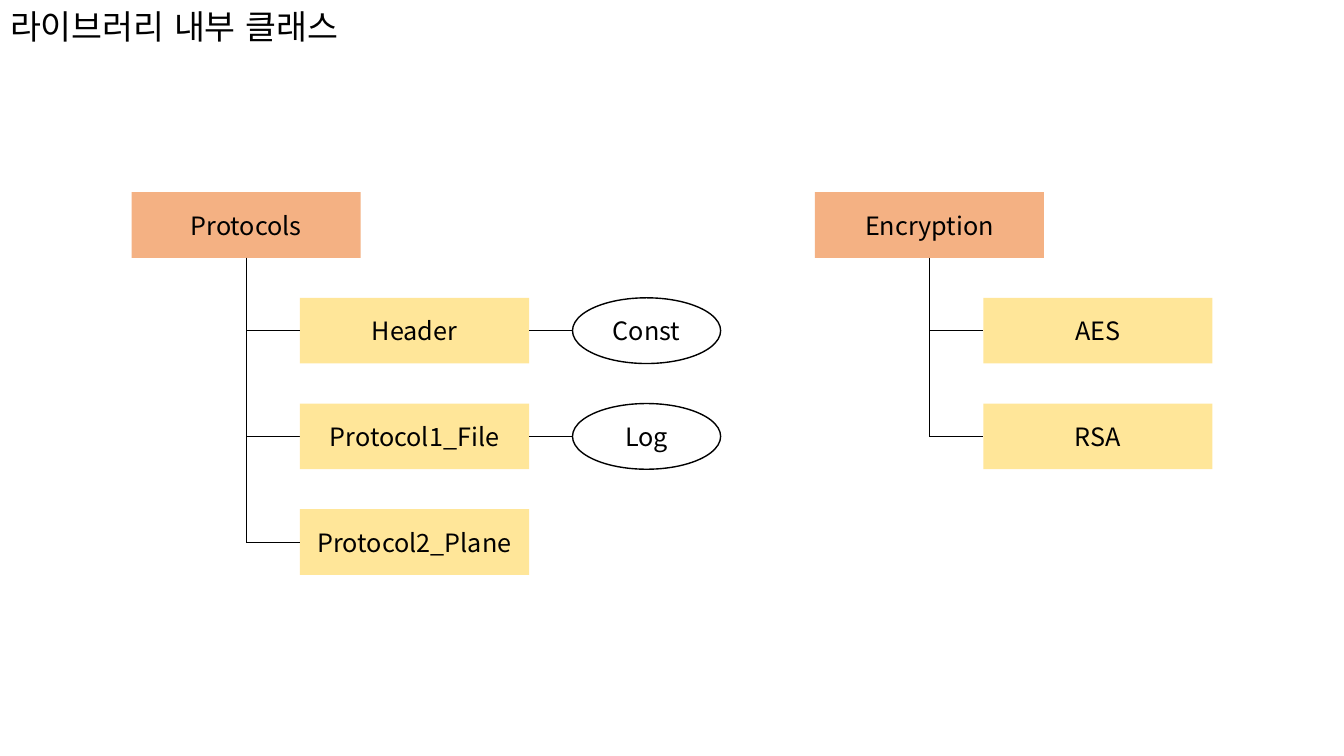
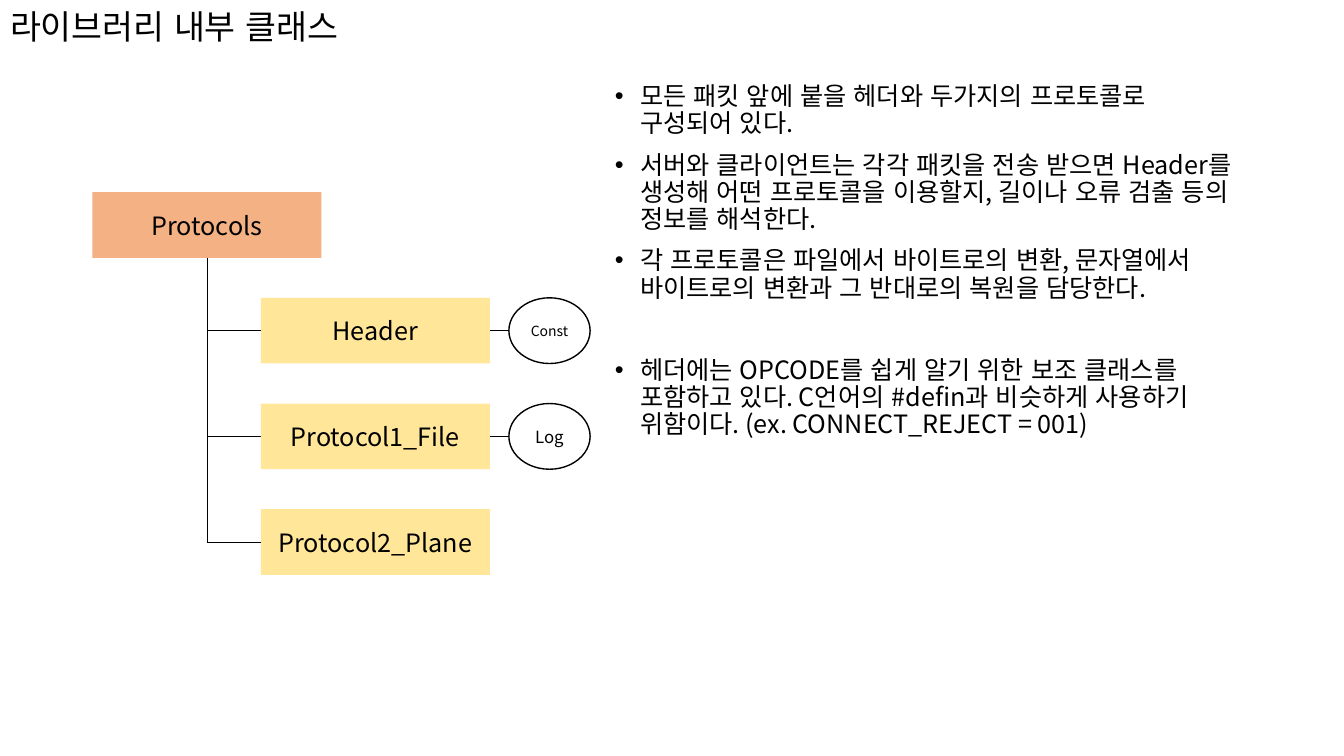
Before and after one commit to rlatjrqja/Server3, a slide deck: slide 6 of 서버프로그래밍.pptx (slide 4 before the commit). Drawn at 1344x756 pixels with LibreOffice and Linux fonts; fonts in the diff are those of the drawing. Boxes give left, top, right and bottom in pixels: in the first picture for what was removed or moved away, otherwise in the second. Text is boxed around its words. In the diff, an @@ line names an element or a change of style, - is before the commit and + after.

```diff
--- a/서버프로그래밍.pptx
+++ b/서버프로그래밍.pptx
@@ text added at bbox=[640, 84, 1232, 438], 18 pt, text #000000 @@
+• 모든 패킷 앞에 붙을 헤더와 두가지의 프로토콜로 구성되어 있다.
+• 서버와 클라이언트는 각각 패킷을 전송 받으면 Header를 생성해 어떤 프로토콜을 이용할지, 길이나 오류 검출 등의 정보를 해석한다.
+• 각 프로토콜은 파일에서 바이트로의 변환, 문자열에서 바이트로의 변환과 그 반대로의 복원을 담당한다.
+• 헤더에는 OPCODE를 쉽게 알기 위한 보조 클래스를 포함하고 있다. C언어의 #defin과 비슷하게 사용하기 위함이다. (ex. CONNECT_REJECT = 001)
@@ rectangle removed at bbox=[815, 193, 1044, 258] @@
-Encryption
@@ 4 rectangles, 3 elbow lines: place and size @@
-4 rectangles, 3 elbow lines at bbox=[132, 193, 529, 575]
+4 rectangles, 3 elbow lines at bbox=[93, 193, 490, 575]
@@ elbow line removed from (930, 258) to (983, 331) @@
@@ elbow line removed from (930, 258) to (983, 437) @@
@@ ellipse "Const": place and size @@
-ellipse "Const" at bbox=[573, 297, 721, 363]
+ellipse "Const" at bbox=[509, 297, 591, 363]
@@ ellipse "Const" at bbox=[509, 297, 591, 363]: size 18 to 10 pt @@
@@ rectangle removed at bbox=[983, 297, 1212, 363] @@
-AES
@@ line moved from (529, 331) - (573, 331) to (490, 331) - (509, 331) @@
@@ ellipse "Log": place and size @@
-ellipse "Log" at bbox=[573, 403, 721, 469]
+ellipse "Log" at bbox=[509, 403, 591, 469]
@@ ellipse "Log" at bbox=[509, 403, 591, 469]: size 18 to 12 pt @@
@@ rectangle removed at bbox=[983, 403, 1212, 469] @@
-RSA
@@ line moved from (529, 437) - (573, 437) to (490, 437) - (509, 437) @@
```
Also in this commit, not shown: 1 other slide changed, 3 slides added.
